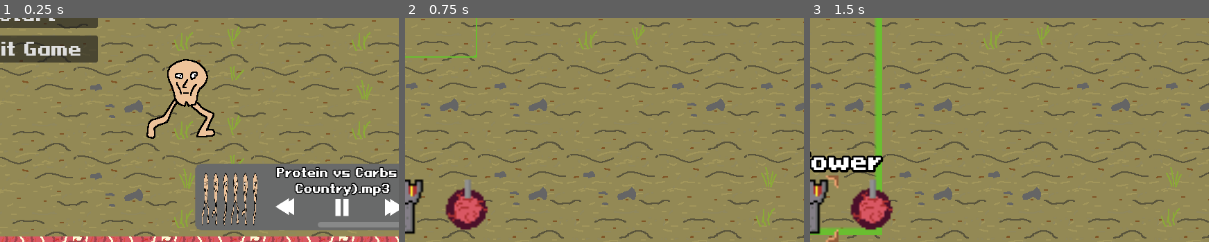
Above: before the commit, frames 1-3 (left to right).
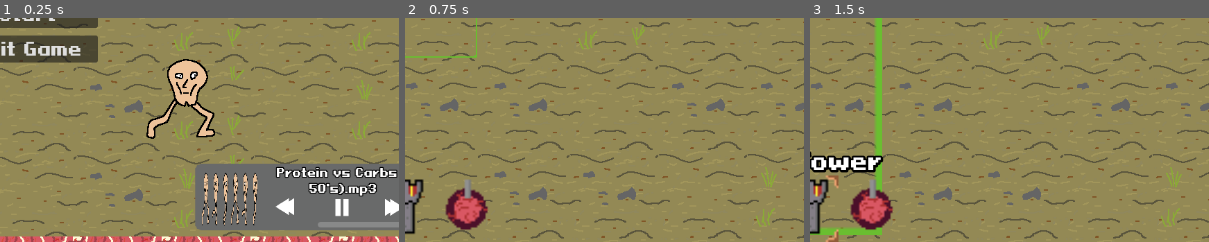
Above: after the commit, the same moments.

Repository: PhilipSBeck/Ludum-Dare-56
Game: Godot game, scene res://Levels/TitleScreen.tscn
Two runs of this game, one before a commit and one after it. Both use one fixed random seed, a clock stepped at 60 frames per second and the inputs below. Sound files missing from this copy of the repository are replaced by a short silence.
Inputs (mouse positions are % of the whole screen's width and height, from its top left):
- Up to frame 1 (0.25 s): no input
- Up to frame 2 (0.75 s): click "Start" at 0.5 s
- Up to frame 3 (1.5 s): click (46, 93) at 1.25 s
The pictures show only the part of the screen within x 46-96%, y 50-100%; the shares and areas given below are measured in that part.

The runs differ from the first frame. In frame 1, 0.9% of the frame differs, in the area x 73-98%, y 73-80%; in frame 2, nothing differs; in frame 3, nothing differs.

Commit message:
More songs

Diff:
--- a/HUD/MusicPlayerWidget.tscn
+++ b/HUD/MusicPlayerWidget.tscn
@@ -18,6 +18,9 @@
 [ext_resource type="AudioStream" uid="uid://r73ppkxberh2" path="res://Songs/Protein vs. Carbs (8).mp3" id="10_vyhgm"]
 [ext_resource type="AudioStream" uid="uid://g7wqt371ohdb" path="res://Songs/Protein vs. Carbs.mp3" id="11_wk8e3"]
 [ext_resource type="AudioStream" uid="uid://i33kkwcth6kj" path="res://Songs/Scrotes vs. Protein.mp3" id="12_1kujt"]
+[ext_resource type="AudioStream" uid="uid://dm2maiw554q8j" path="res://Songs/Scrotus.mp3" id="13_rpcn1"]
+[ext_resource type="AudioStream" uid="uid://dxyjoldkiomic" path="res://Songs/Scrote Jenkins.mp3" id="14_8gq8e"]
+[ext_resource type="AudioStream" uid="uid://bv4a482gw8muh" path="res://Songs/Cowboy Scrote.mp3" id="15_1npfk"]
 [ext_resource type="Texture2D" uid="uid://c8waj627vktlb" path="res://Art/Player/Play hover.png" id="15_gopdy"]
 [ext_resource type="Texture2D" uid="uid://bylh6ilprriy" path="res://Art/Player/pause hover.png" id="17_8jx4f"]
 [ext_resource type="Texture2D" uid="uid://c58mx7bfbgptv" path="res://Art/Player/pause pressed.png" id="18_jgw6e"]
@@ -31,7 +34,7 @@
 offset_right = 19.024
 offset_bottom = 11.56
 script = ExtResource("1_5b31c")
-songs = Array[AudioStream]([ExtResource("2_rt0uh"), ExtResou …(193 unchanged characters)… rce("11_wk8e3"), ExtResource("12_1kujt")])
+songs = Array[AudioStream]([ExtResource("2_rt0uh"), ExtResou …(193 unchanged characters)… rce("11_wk8e3"), ExtResource("12_1kujt"), ExtResource("13_rpcn1"), ExtResource("14_8gq8e"), ExtResource("15_1npfk")])
 
 [node name="ColorRect" type="TextureRect" parent="."]
 layout_mode = 1
Not shown: 1 places in HUD/MusicPlayerWidget.tscn that only renumber resources
Not shown, added: Songs/Cowboy Scrote.mp3.import
Not shown, added: Songs/Scrote Jenkins.mp3.import
Not shown, added: Songs/Scrotus.mp3.import
Not shown, added: Songs/Cowboy Scrote.mp3
Not shown, added: Songs/Scrote Jenkins.mp3
Not shown, added: Songs/Scrotus.mp3
